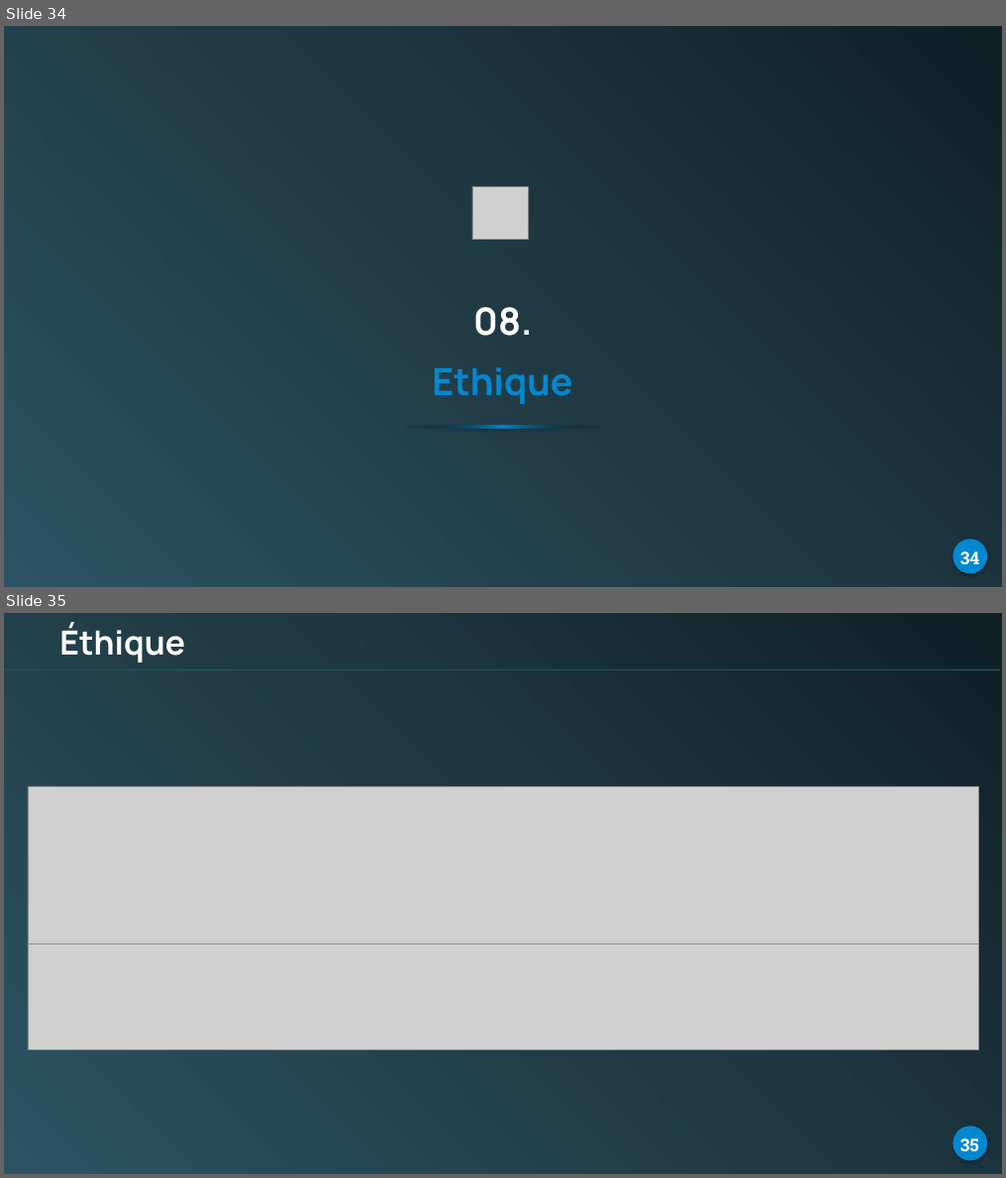
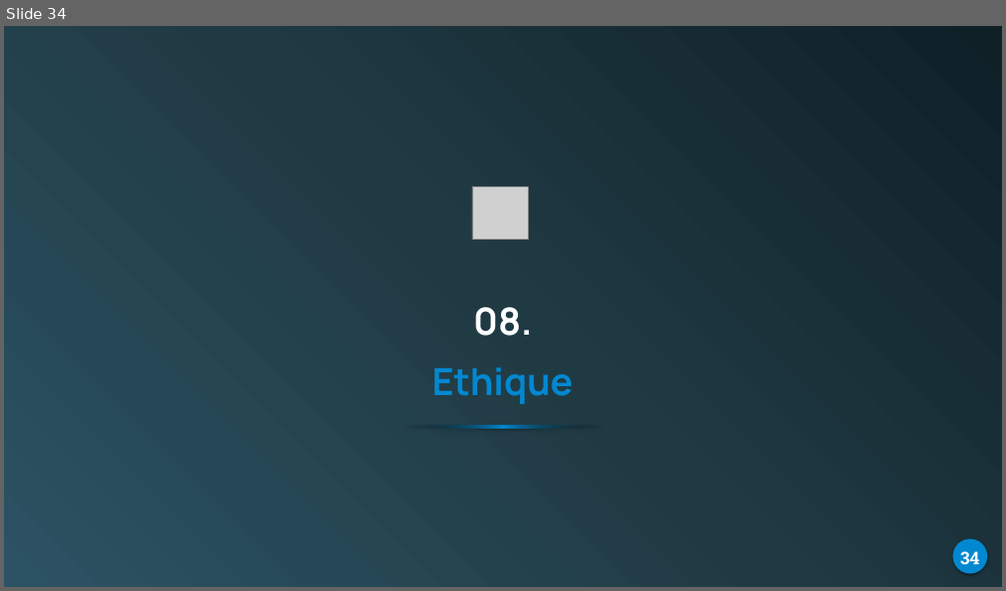
Before and after one commit to AirG213/humanforyou-attrition-ml, a slide deck: reports/presentation/humanforyou-attrition.pptx. Shown one above the other, each under a label of ours: slides 34 and 35 before the commit, slide 34 after it. The pictures are 1006x1178 and 1006x591 pixels, drawn with LibreOffice and Linux fonts; fonts in the diff are those of the drawing; grey boxes stand for pictures. Boxes give left, top, right and bottom in pixels: in the first picture for what was removed or moved away, otherwise in the second. Text is boxed around its words. In the diff, an @@ line names an element or a change of style, - is before the commit and + after.

```diff
--- a/reports/presentation/humanforyou-attrition.pptx
+++ b/reports/presentation/humanforyou-attrition.pptx
@@ slide 35 removed at [4, 613, 1002, 1174], background gradient #0F2027 to #203A43 to #2C5364 @@
@@ text removed at [59, 623, 185, 663] @@
-Éthique
@@ rectangle removed at [4, 669, 1000, 669] @@
@@ picture removed at [28, 787, 979, 947] @@
@@ picture removed at [28, 944, 979, 1051] @@
@@ rounded rectangle removed at [953, 1127, 988, 1161] @@
@@ text removed at [960, 1139, 979, 1152] @@
-35
```
Also in this commit, not shown: 7 slides changed, 1 slide added, 1 other file.
